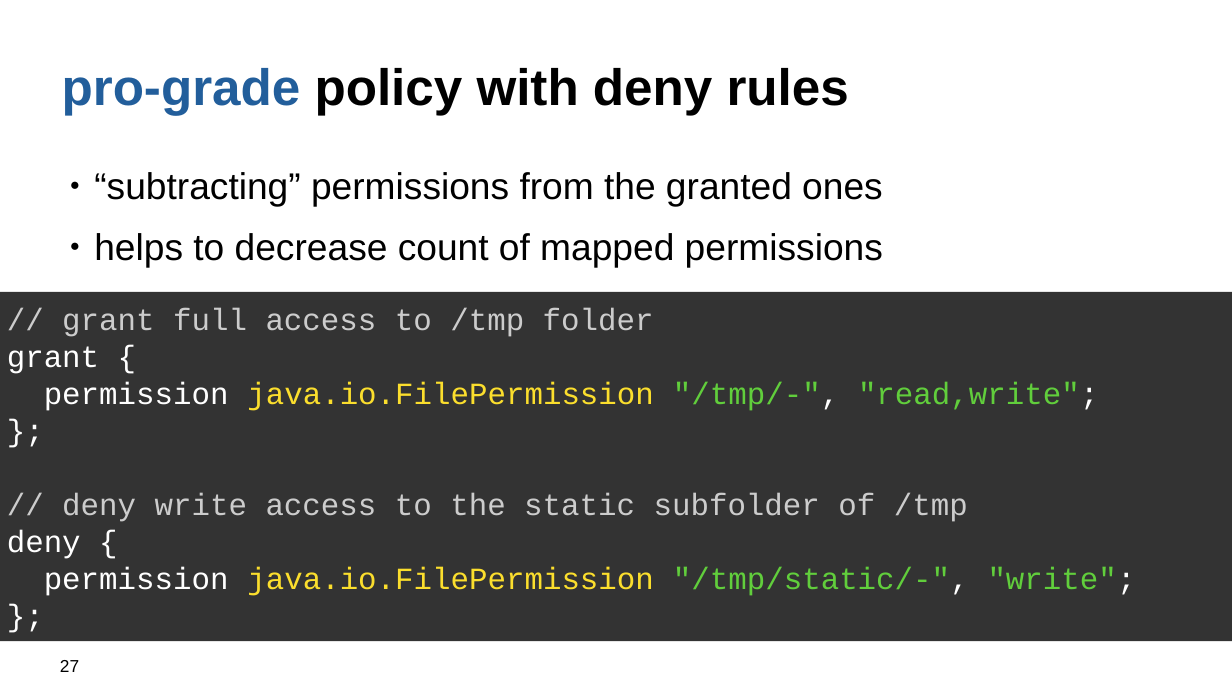
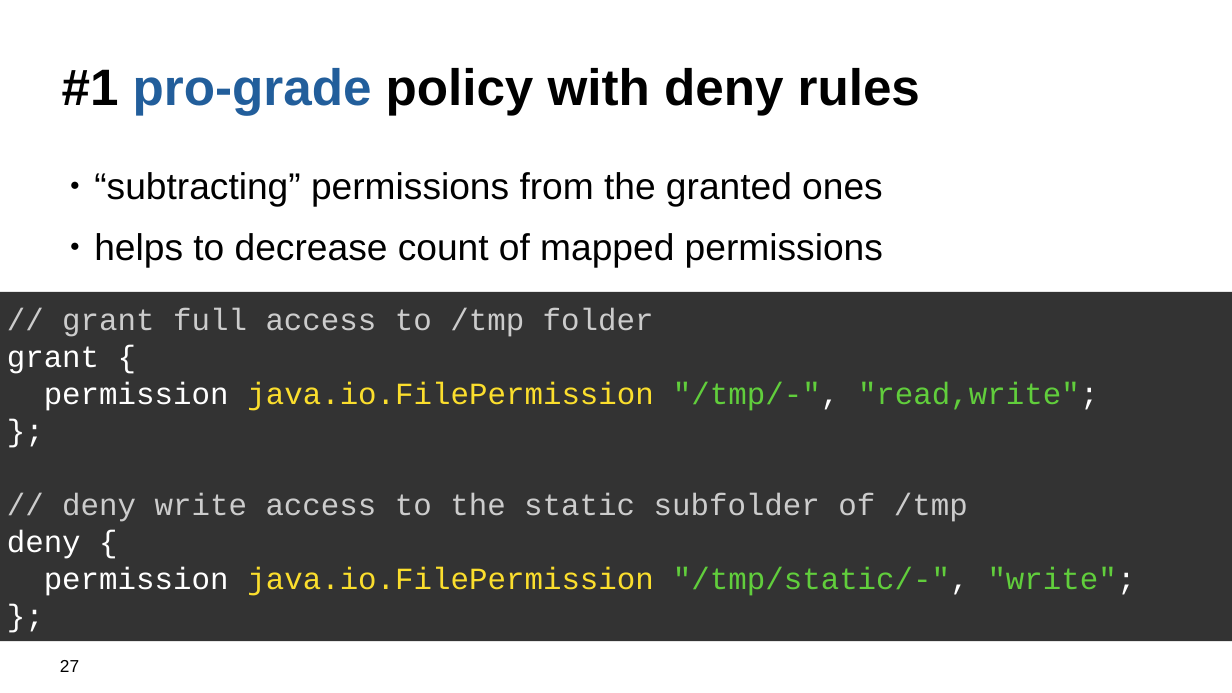
Before and after one commit to kwart/presentations, a slide deck: slide 27 of sec-man-reloaded.odp. Drawn at 1232x693 pixels with LibreOffice and Linux fonts; fonts in the diff are those of the drawing; background and template pictures are left out. Boxes give left, top, right and bottom in pixels: in the first picture for what was removed or moved away, otherwise in the second. Text is boxed around its words. In the diff, an @@ line names an element or a change of style, - is before the commit and + after.

```diff
--- a/sec-man-reloaded.odp
+++ b/sec-man-reloaded.odp
@@ title at (62, 68, 920, 116): text changed @@
-pro-grade policy with deny rules
+#1 pro-grade policy with deny rules
```
Also in this commit, not shown: 3 other slides changed, 1 slide added.
